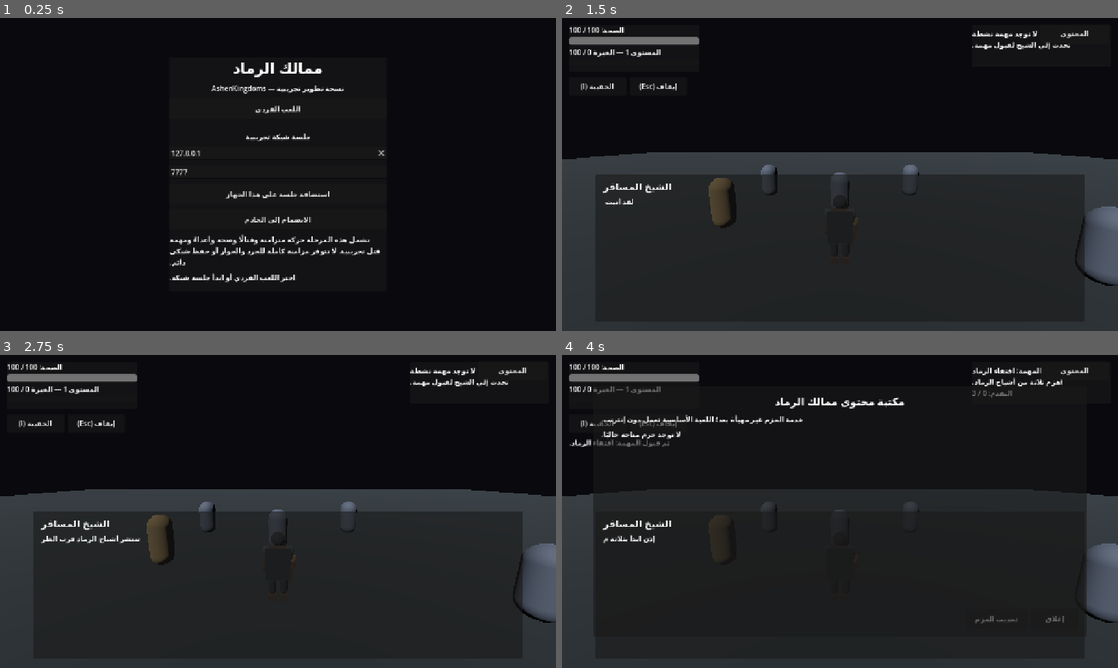
Above: before the commit, frames 1-4 (two rows, left to right).
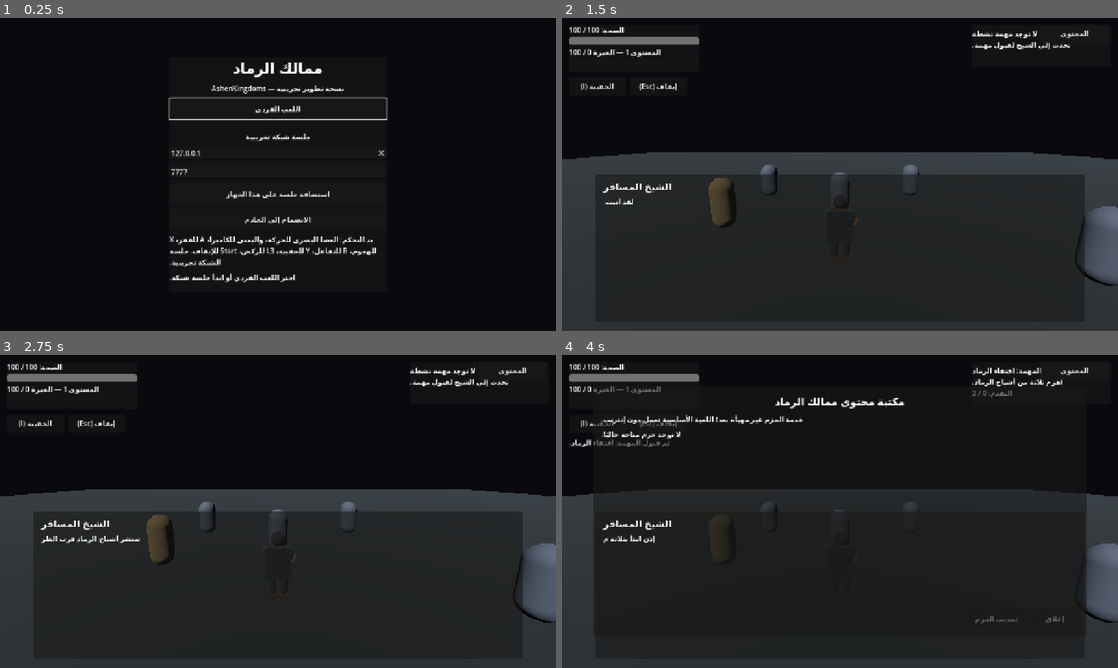
Above: after the commit, the same moments.

Repository: areagleegy/AshenKingdoms
Game: Godot game, scene res://scenes/ui/MainMenu.tscn
Same seed, same stepped clock (60 frames per second), same inputs: the game is played once before the commit and once after it.
Inputs (mouse positions are in pixels of both pictures, inside the frame that each line leads up to):
- Up to frame 1 (0.25 s): no input
- Up to frame 2 (1.5 s): click "اللعب الفردي" at 0.5 s; tap Enter (ui_accept) at 1.25 s; move the mouse to (867, 174) at 1.27 s; press the mouse at (867, 174) at 1.28 s; hold W (move_forward) from 1.28 s (still down)
- Up to frame 3 (2.75 s): tap Space (jump) at 1.52 s; release W (move_forward) at 2 s; release the mouse at (305, 511) at 2 s; click "متابعة" at 2 s
- Up to frame 4 (4 s): click "المحتوى" at 2.75 s; click "1. نعم، سأساعدك." at 3.5 s

The runs differ from the first frame. In frame 1, 1.5% of the frame differs, in the area x 30-70%, y 25-80%; in frame 2, less than 0.1%; in frame 3, less than 0.1%; in frame 4, less than 0.1%.

Commit message:
Make main menu controller-navigable by default

Diff:
--- a/scripts/ui/main_menu.gd
+++ b/scripts/ui/main_menu.gd
@@ -8,6 +8,7 @@
 var _port_input: LineEdit
 var _status_label: Label
 var _join_button: Button
+var _solo_button: Button
 
 
 func _ready() -> void:
@@ -25,6 +26,7 @@
 		return
 
 	_build_ui()
+	call_deferred("_focus_default_control")
 
 
 func _build_ui() -> void:
@@ -57,11 +59,12 @@
 	subtitle.horizontal_alignment = HORIZONTAL_ALIGNMENT_CENTER
 	layout.add_child(subtitle)
 
-	var solo_button := Button.new()
-	solo_button.text = "اللعب الفردي"
-	solo_button.custom_minimum_size = Vector2(0.0, 48.0)
-	solo_button.pressed.connect(_start_solo)
-	layout.add_child(solo_button)
+	_solo_button = Button.new()
+	_solo_button.text = "اللعب الفردي"
+	_solo_button.custom_minimum_size = Vector2(0.0, 48.0)
+	_solo_button.focus_mode = Control.FOCUS_ALL
+	_solo_button.pressed.connect(_start_solo)
+	layout.add_child(_solo_button)
 
 	var separator := HSeparator.new()
 	layout.add_child(separator)
@@ -101,7 +104,7 @@
 
 	var note := Label.new()
 	if network_supported:
-		note.text = "تشمل هذه المرحلة حركة متزامنة وقتالًا وصحة وأعداءً ومهمة قتل تجريبية. لا تتوفر مزامنة كاملة للجرد والحوار أو حفظ شبكي دائم."
+		note.text = "يد التحكم: العصا اليسرى للحركة، واليمنى للكاميرا، A للقفز، X للهجوم، B للتفاعل، Y للحقيبة، L3 للركض، Start للإيقاف. جلسة الشبكة تجريبية."
 	else:
 		note.text = "نسخة Web تدعم اللعب الفردي في هذه المرحلة. جلسة ENet التجريبية متاحة عبر Desktop أو Android."
 	note.autowrap_mode = TextServer.AUTOWRAP_WORD_SMART
@@ -201,6 +204,13 @@
 		_join_button.disabled = false
 
 
+
+
+func _focus_default_control() -> void:
+	if is_instance_valid(_solo_button) and _solo_button.is_visible_in_tree():
+		_solo_button.grab_focus()
+
+
 func _set_status(message: String) -> void:
 	if is_instance_valid(_status_label):
 		_status_label.text = message
